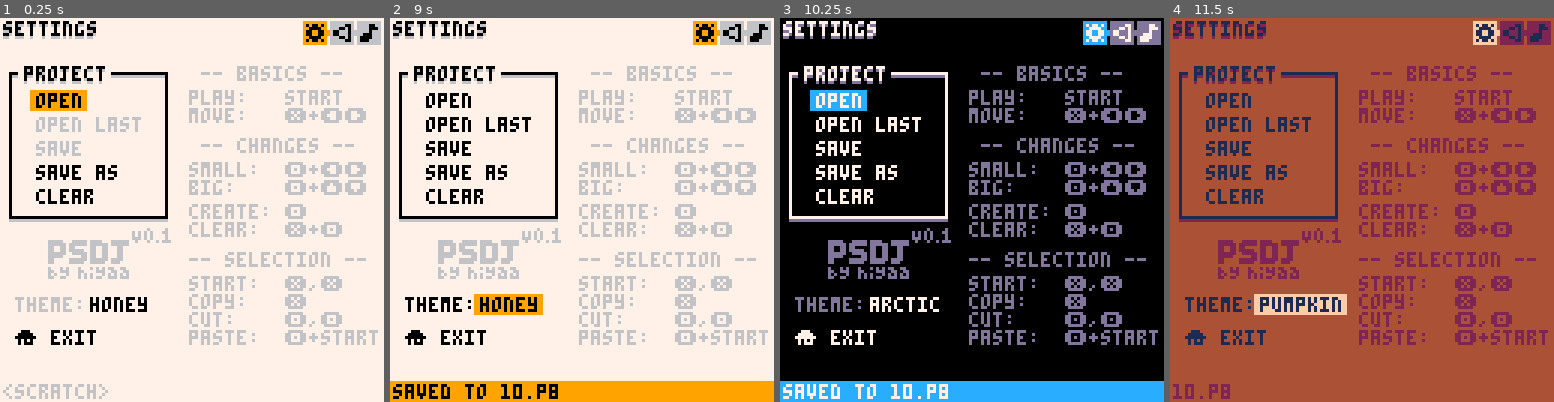
Above: before the commit, frames 1-4 (left to right).
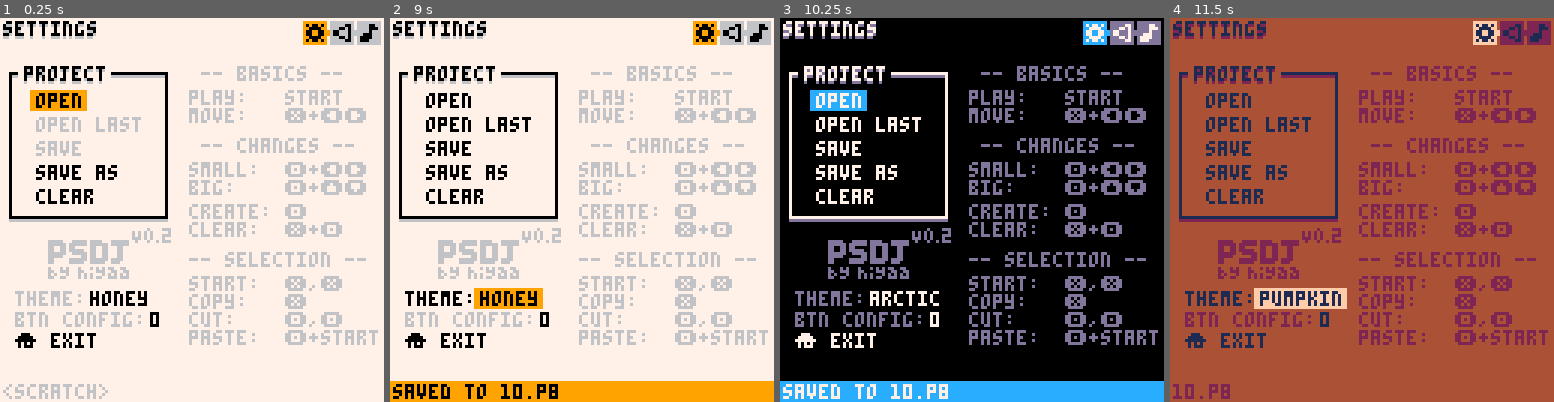
Above: after the commit, the same moments.

Repository: romainchapou/pico-sound-dj
Game: PICO-8 cartridge psdj.p8
Two runs of this game, one before a commit and one after it. Both use one fixed random seed, a clock stepped at 60 frames per second and the inputs below.
Inputs:
- Up to frame 1 (0.25 s): no input
- Up to frame 2 (9 s): tap X (X key) at 0.33, 1.07, 1.85, 2.97, 4.08, 5.2, 6.32, 7.43, 8.55 s; tap O (Z key) at 0.7, 1.7, 2.1, 2.5, 2.9, 3.3, 3.7, 4.1, 4.5, 4.9, 5.3, 5.7, 6.1, 6.5, 6.9, 7.3, 7.7, 8.1, 8.5, 8.9 s; hold Right 1.6-2.1 s; hold Up 2.15-2.42 s; hold Right 2.47-3.03 s; hold Left 3.08-3.58 s; hold Down 3.63-3.97 s; hold Right 4.02-4.68 s; hold Up 4.73-5.03 s; hold Left 5.08-5.68 s; hold Down 5.73-6.03 s; hold Right 6.08-6.58 s; hold Right 6.63-7.13 s; hold Up 7.18-7.45 s; hold Right 7.5-8.07 s; hold Left 8.12-8.62 s; hold Down from 8.67 s (still down)
- Up to frame 3 (10.25 s): release Down at 9 s; hold Right 9.05-9.72 s; tap O (Z key) at 9.3, 9.7, 10.1 s; tap X (X key) at 9.67 s; hold Up 9.77-10.07 s; hold Left from 10.12 s (still down)
- Up to frame 4 (11.5 s): tap O (Z key) at 10.5, 10.9, 11.3 s; release Left at 10.72 s; hold Down 10.77-11.07 s; tap X (X key) at 10.78 s; hold Right from 11.12 s (still down)

The runs differ from the first frame. In frame 1, 1.6% of the frame differs, in the area x 3-45%, y 54-86%; in frame 2, 2.0%; in frame 3, 1.7%; in frame 4, 2.2%, in the area x 3-47%, y 54-86%.

Commit message:
Add an option to swap the buttons

Diff:
--- a/confirm_pop_up.lua
+++ b/confirm_pop_up.lua
@@ -22,7 +22,7 @@
     if active then
       conf_btn_i = mid(1, conf_btn_i + nudge(), 2)
 
-      if sub_widgs[conf_btn_i]:update() or btnp_once(5) then
+      if sub_widgs[conf_btn_i]:update() or btnp_once(BTN_B) then
         active = false
       end
     end
--- a/file_chooser.lua
+++ b/file_chooser.lua
@@ -29,7 +29,7 @@
       first_visible_line = cur_line - 1
     end
 
-    if btnp(0) or btnp_once(5) then
+    if btnp(0) or btnp_once(BTN_B) then
       if cur_dir == "/" then
         -- cancel the file selection
         active = false
@@ -40,7 +40,7 @@
     end
 
     -- move in
-    if btnp(1) or btnp_once(4) then
+    if btnp(1) or btnp_once(BTN_A) then
       local selection = dir_files[cur_line]
 
       if not selection or selection == ".." then
--- a/input_widget.lua
+++ b/input_widget.lua
@@ -1,5 +1,5 @@
 function base_widget_udpate(_ENV)
-  if btn(4) and not btn(5) then
+  if btn(BTN_A) and not btn(BTN_B) then
     value = mid(min_value, value + nudge() - nudge(true)*delta_up, max_value)
   end
 end
@@ -59,7 +59,7 @@
     state = false,
 
     update = function(_ENV)
-      if btnp_once(4) then
+      if btnp_once(BTN_A) then
         state = not state
       end
     end,
@@ -82,7 +82,7 @@
   return class:new {
     -- supposes that this is currently selected
     update = function(_ENV)
-      if btnp_once(4) then
+      if btnp_once(BTN_A) then
         if action_func ~= nil then
           action_func()
           -- signify that the input was handled
--- a/main.lua
+++ b/main.lua
@@ -27,7 +27,7 @@
 -- dir : -1 for left, +1 for right
 -- returns true if input handled
 function handle_move_pane(dir)
-  if btn(5) and btnp_once(max(dir, 0)) then
+  if btn(BTN_B) and btnp_once(max(dir, 0)) then
     prev_pane_i = current_pane_i
     prev_pane_dist = 128*dir
     current_pane_i = mid(1, current_pane_i+nudge(), 3)
--- a/note_widget.lua
+++ b/note_widget.lua
@@ -70,8 +70,8 @@
       end
 
       if not sfx_editor.n_multi_selection then
-        if btn(5) then
-          if btnp_once(4) then
+        if btn(BTN_B) then
+          if btnp_once(BTN_A) then
             -- cut the selection by copying its value to last_edited_note
             sfx_editor.last_edited_note = make_note_widget()
             sfx_editor.last_edited_note:copy_values(_ENV)
@@ -85,7 +85,7 @@
         -- single O press pastes the last edited note if on
         -- an empty note in the pitch colum
         if volume.value == 0 and sub_selection == 1 then
-          if btnp_once(4, true) then
+          if btnp_once(BTN_A, true) then
             copy_values(_ENV, sfx_editor.last_edited_note)
 
             if volume.value == 0 then
@@ -100,7 +100,7 @@
 
       sub_widget:update()
 
-      if sub_widget.value ~= old_value or btnp_once(4, true) then
+      if sub_widget.value ~= old_value or btnp_once(BTN_A, true) then
         if not sfx_editor.n_multi_selection and volume.value ~= 0 then
           if sub_selection == 2 then
             if waveform.value >= 8 then
--- a/pattern_editor.lua
+++ b/pattern_editor.lua
@@ -53,7 +53,7 @@
 
     -- play/pause
     if btnp_once(6) then
-      if btn(4) then
+      if btn(BTN_A) then
         if not multi_selection then
           paste_selected_patterns(_ENV)
         end
@@ -70,7 +70,7 @@
         -- TODO test but this should be good now
         store_all_patterns_in_mem(_ENV)
 
-        music(btn(5) and cur_line or 0)
+        music(btn(BTN_B) and cur_line or 0)
       end
     end
 
@@ -83,7 +83,7 @@
     end
 
     if not multi_selection then
-      if btn_double_press(5) then
+      if btn_double_press(BTN_B) then
         if cur_col >= 4 then
           cur_col = 4
           sel_start_col = 0
@@ -94,17 +94,17 @@
         return
       end
     else
-      if btnp_once(5) then
+      if btnp_once(BTN_B) then
         copy_selected_patterns(_ENV)
         return
-      elseif btn_double_press(4) then
+      elseif btn_double_press(BTN_A) then
         cut_selected_patterns(_ENV)
         return
       end
     end
 
 
-    if not btn(5) and not btn(4) then
+    if not btn(BTN_B) and not btn(BTN_A) then
       -- from channel 0 to first btn widget
       cur_col = mid(0, cur_col + nudge(), multi_selection and 4 or 6)
 
--- a/pattern_widget.lua
+++ b/pattern_widget.lua
@@ -29,8 +29,8 @@
     -- TODO sub_selection should be 0 based
     update = function(_ENV, sub_selection)
       if sub_selection < #channels then
-        if not pattern_editor.multi_selection and btnp_once(4) then
-          if btn(5) then
+        if not pattern_editor.multi_selection and btnp_once(BTN_A) then
+          if btn(BTN_B) then
             -- TODO also copy the channel here (cut behaviour)
             is_channel_activated[sub_selection+1] = false
             pattern_editor.last_edited_pattern = channels[sub_selection+1].value
@@ -46,7 +46,7 @@
 
         channels[sub_selection+1]:update()
 
-        if btn(4) and is_channel_activated[sub_selection+1] then
+        if btn(BTN_A) and is_channel_activated[sub_selection+1] then
           pattern_editor.last_edited_pattern = channels[sub_selection+1].value
         end
 
@@ -54,7 +54,7 @@
         get_settings_widgets(_ENV)[sub_selection - #channels + 1]:update()
       end
 
-      if btn() & 0b011111~= 0 then
+      if btn() ~= 0 then
         store_pattern_in_mem(_ENV)
       end
     end,
--- a/proj_create_win.lua
+++ b/proj_create_win.lua
@@ -39,7 +39,7 @@
       timer %= 60
 
       -- remove char with btn X
-      if btnp_once(5) then
+      if btnp_once(BTN_B) then
         if new_name == "" then
           active = false
         end
--- a/psdj.p8
+++ b/psdj.p8
@@ -26,10 +26,10 @@
 #include main.lua
 
 __gfx__
-000000000eeeeeeeee0eeeeeee0e0eee00000eeeeeeeeeeeeeeeeeeeeeeeeeeeeeeeeeeee6eeeee6e00000000000000000000000000000000000000000000000
-0000000000eeeeeeee00eeeee00e0eee0eee0eeeeeeeeeeeeeeeeeeeeeeeeeeeeeee6e6e6e6eee66e00000000000000000000000000000000000000000000000
-00700700000eeeee00000eee00000eee0eee0eeeeeeeeeeeeeeeeeeeeeeeeeeeeeee6e6e6e6eeee6e00000000000000000000000000000000000000000000000
-0007700000eeeeee0e00eeeee00eeeee0eee0eeeeeeeeeeeeeeeeeeeeeeeeeeeeeee666e6e6eeee6e00000000000000000000000000000000000000000000000
+000000000eeeeeeeee0eeeeeee0e0eee00000eeeeeeeeeeeeeeeeeeeeeeeeeeeeeeeeeeee6eeee66600000000000000000000000000000000000000000000000
+0000000000eeeeeeee00eeeee00e0eee0eee0eeeeeeeeeeeeeeeeeeeeeeeeeeeeeee6e6e6e6eeeee600000000000000000000000000000000000000000000000
+00700700000eeeee00000eee00000eee0eee0eeeeeeeeeeeeeeeeeeeeeeeeeeeeeee6e6e6e6eee66600000000000000000000000000000000000000000000000
+0007700000eeeeee0e00eeeee00eeeee0eee0eeeeeeeeeeeeeeeeeeeeeeeeeeeeeee666e6e6eee6ee00000000000000000000000000000000000000000000000
 000770000eeeeeee0e0eeeeeee0eeeee00000eee66666eee66666e6666eee666666ee6eee6ee6e66600000000000000000000000000000000000000000000000
 00700700eeeeeeeeeeeeeeeeeeeeeeeeeeeeeeee666666e666666e666666e666666eeeeeeeeeeeeee00000000000000000000000000000000000000000000000
 00000000eeeeeeeeeeeeeeeeeeeeeeeeeeeeeeee66ee66e66eeeee66ee66eee66eeeeeeeeeeeeeeee00000000000000000000000000000000000000000000000
--- a/settings_pane.lua
+++ b/settings_pane.lua
@@ -79,6 +79,24 @@
       end,
     THEMES)
 
+    local apply_btn_swap_setting = function(val)
+      if val == 0 then
+        GLOBAL.BTN_A = 4
+        GLOBAL.BTN_B = 5
+      else
+        GLOBAL.BTN_A = 5
+        GLOBAL.BTN_B = 4
+      end
+    end
+
+    btn_swap_widg = make_named_input_widget("btn config", 0, 0, 1, nil, nil,
+      function(_ENV)
+        base_widget_udpate(_ENV)
+        apply_btn_swap_setting(value)
+        dset(1, value)
+      end
+    )
+
     widgs = {
       make_btn_pushed_widget("open", action_after_check_unsaved(function()
         file_chooser:init(open_chosen_file)
@@ -113,6 +131,8 @@
 
       theme_widg,
 
+      btn_swap_widg,
+
       make_btn_pushed_widget("⌂ exit", action_after_check_unsaved(stop))
     }
 
@@ -121,9 +141,12 @@
 
     open_last_widg.inactive = load_str_from_cartdata() == ""
 
-    -- apply theme saved in cartdata
+    -- apply settings saved in cartdata
     theme_widg.value = mid(1, dget(0), #THEMES) \ 1
     apply_theme(theme_widg.value)
+
+    btn_swap_widg.value = mid(0, dget(1), 1) \ 1
+    apply_btn_swap_setting(btn_swap_widg.value)
 
     cur_widg = 1
   end,
@@ -141,7 +164,7 @@
 
     if handle_move_pane(1) then return end
 
-    if not btn(5) then
+    if not btn(BTN_B) then
       if widgs[cur_widg]:update() then
         -- input handled
         return
@@ -173,10 +196,10 @@
     shadow_rect(start_x -1, start_y + 12, start_x + 51, start_y + 60)
     shadow_print("project", start_x+4, start_y+10)
 
-    for i=1,7 do
-      local last_y = i >= 6 and 28 or 0
+    for i=1,8 do
+      local last_y = i >= 6 and 32 or 0
       local last_x = i >= 6 and -7 or 0
-      widgs[i]:draw(start_x+8 + last_x, start_y + 8*i+11 + last_y + (i == 7 and 3 or 0), i == cur_widg)
+      widgs[i]:draw(start_x+8 + last_x, start_y + (i >= 6 and 7 or 8)*i+11 + last_y, i == cur_widg)
     end
 
     -- draw logo
--- a/sfx_editor.lua
+++ b/sfx_editor.lua
@@ -109,7 +109,7 @@
     check_if_modification()
 
     -- pane movement
-    if btn(5) then
+    if btn(BTN_B) then
       if handle_move_pane(-1) then
         restore_neighbour_sfx(_ENV)
         return
@@ -120,7 +120,7 @@
     end
 
     -- play/pause on this sfx
-    if btnp_once(6) and not btn(4) then
+    if btnp_once(6) and not btn(BTN_A) then
       if is_sound_playing() then
         stop_all_sounds()
       else
@@ -183,7 +183,7 @@
   end,
 
   update_note_panel = function(_ENV)
-    if btnp_once(6) and btn(4) and not n_multi_selection then
+    if btnp_once(6) and btn(BTN_A) and not n_multi_selection then
       paste_selection(_ENV)
       notes[n_current_note]:play_note_preview()
 
@@ -192,23 +192,23 @@
 
     -- sel modifier
     if not n_multi_selection then
-      if btn_double_press(5) then
+      if btn_double_press(BTN_B) then
         n_multi_selection = true
         send_msg "select mode"
         return
       end
     else
-      if btnp_once(5) then
+      if btnp_once(BTN_B) then
         copy_selected_notes(_ENV)
         return
-      elseif btn_double_press(4) then
+      elseif btn_double_press(BTN_A) then
         cut_selected_notes(_ENV)
         return
       end
     end
 
     -- moving the cursor around
-    if not btn(5) and not btn(4) then
+    if not btn(BTN_B) and not btn(BTN_A) then
       n_sub_selection += nudge()
       n_current_note += nudge(true)
 
@@ -248,14 +248,14 @@
   end,
 
   update_waveform = function(_ENV)
-    if btn(5) then return end
-
-    if not btn(4) then
+    if btn(BTN_B) then return end
+
+    if not btn(BTN_A) then
       w_panel_selection = mid(0, w_panel_selection + nudge(true), 3)
     end
 
     if w_panel_selection == 0 then
-      if not btn(4) then
+      if not btn(BTN_A) then
         w_top_settings_selection = mid(1, w_top_settings_selection + nudge(), 3)
       end
 
@@ -265,7 +265,7 @@
       -- actual waveform update
       local id_to_change = mid(1, w_cur_col + nudge(), 64)
 
-      if btn(4) then
+      if btn(BTN_A) then
         waveform_values[id_to_change] = mid(-128,
                                             waveform_values[w_cur_col] + nudge(true),
                                             127)
@@ -273,7 +273,7 @@
 
       w_cur_col = id_to_change
     else
-      if not btn(4) then
+      if not btn(BTN_A) then
         w_bottom_settings_col = mid(1, w_bottom_settings_col + nudge(), 3)
       end
 
@@ -284,12 +284,12 @@
   end,
 
   update_settings_panel = function(_ENV)
-    if btnp_once(6) and btn(4) and #whole_copy ~= 0 then
+    if btnp_once(6) and btn(BTN_A) and #whole_copy ~= 0 then
       paste_selection(_ENV)
       return
     end
 
-    if btn_double_press(5) then
+    if btn_double_press(BTN_B) then
       copy_whole_sfx(_ENV)
       return
     end
@@ -299,7 +299,7 @@
 
     cur_setting_widget:update()
 
-    if not btn(5) and not btn(4) then
+    if not btn(BTN_B) and not btn(BTN_A) then
       if btnp(0) then n_panel_selection = 0 end
 
       n_settings_selection = mid(0, n_settings_selection + nudge(true), #n_sfx_settings-1)
@@ -373,7 +373,7 @@
       return
     end
 
-    sfx(sfx_editor.sfx_id, 0, btn(5) and n_current_note-1 or 0)
+    sfx(sfx_editor.sfx_id, 0, btn(BTN_B) and n_current_note-1 or 0)
   end,
 
   change_sfx = function(_ENV, new_sfx_id)
--- a/utils.lua
+++ b/utils.lua
@@ -91,7 +91,7 @@
 
 function check_if_modification()
   -- a bit over reactive
-  if btn(4) then
+  if btn(BTN_A) then
     settings_pane.has_unsaved_modifications = true
   end
 end
Not shown, changed: README.md
